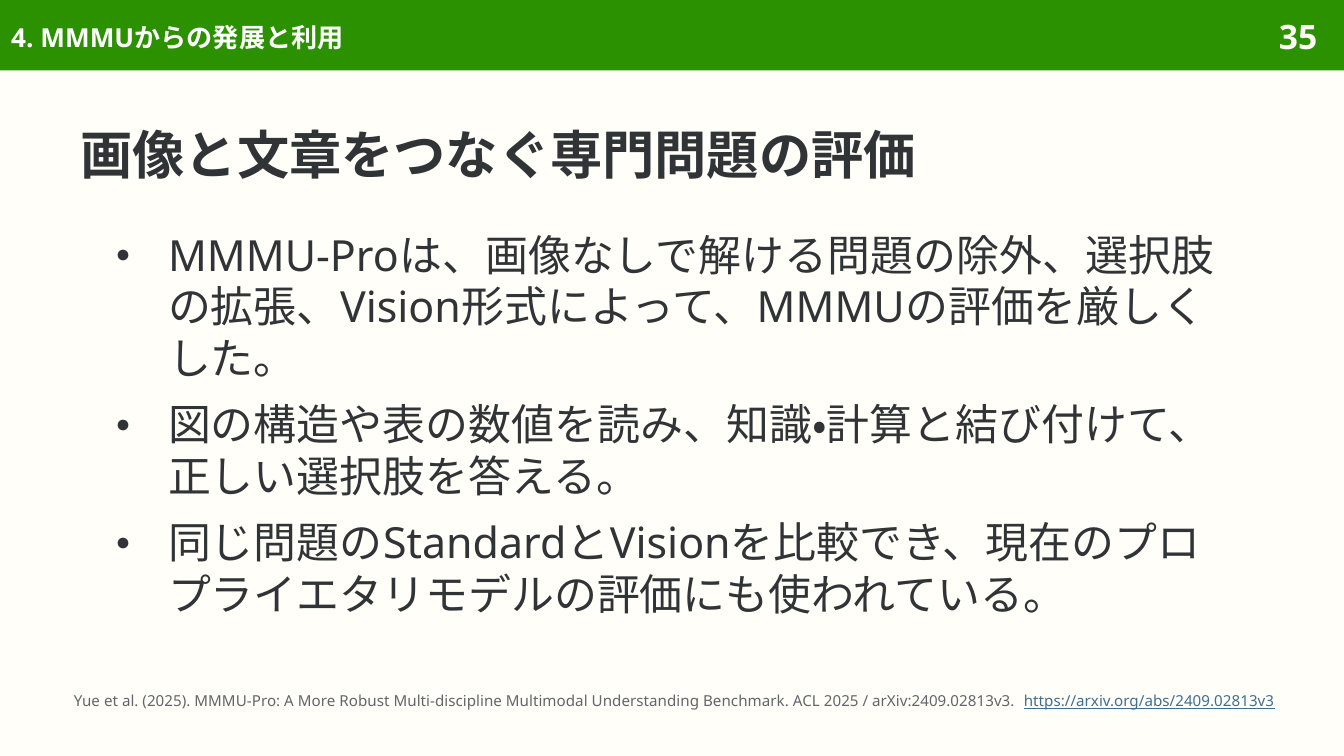
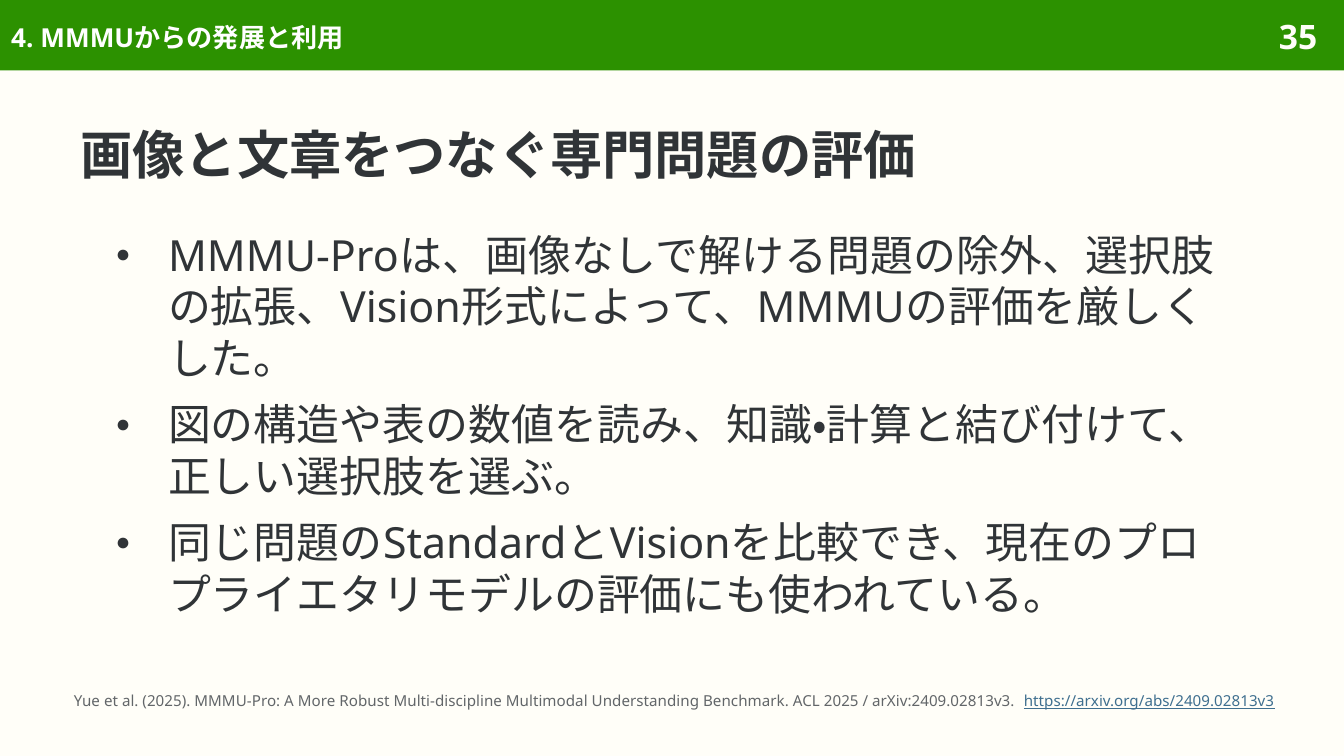
Before and after one commit to sasakiy84/datasets-in-10-minutes, a slide deck: slide 35 of slides/datasets-in-10-minutes-mmmu-pro.pptx. Drawn at 1344x756 pixels with LibreOffice and Linux fonts; fonts in the diff are those of the drawing. Boxes give left, top, right and bottom in pixels: in the first picture for what was removed or moved away, otherwise in the second. Text is boxed around its words. In the diff, an @@ line names an element or a change of style, - is before the commit and + after.

```diff
--- a/slides/datasets-in-10-minutes-mmmu-pro.pptx
+++ b/slides/datasets-in-10-minutes-mmmu-pro.pptx
@@ text at bbox=[168, 404, 1211, 496]: text changed @@
-● 図の構造や表の数値を読み、知識・計算と結び付けて、正しい選択肢を答える。
+● 図の構造や表の数値を読み、知識・計算と結び付けて、正しい選択肢を選ぶ。
```
Also in this commit, not shown: 15 other slides changed, 7 other files.
